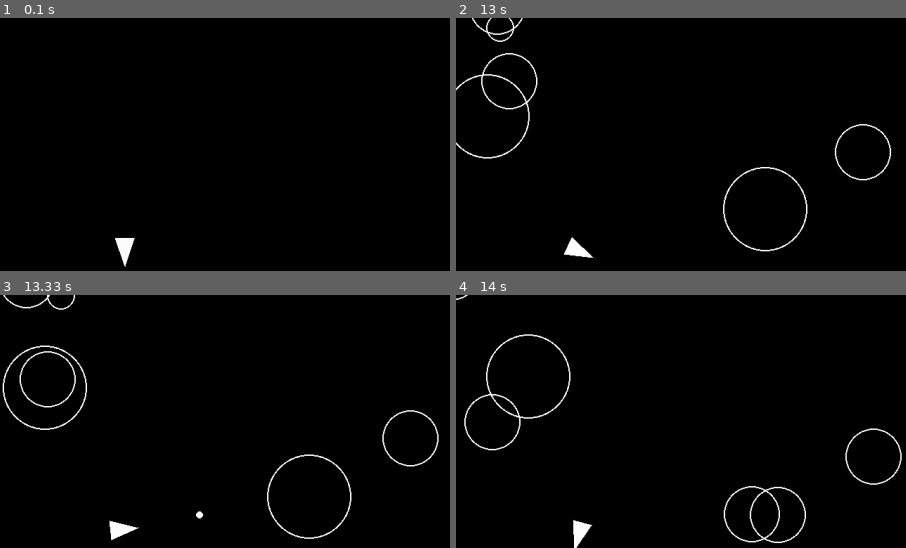
Above: before the commit, frames 1-4 (two rows, left to right).
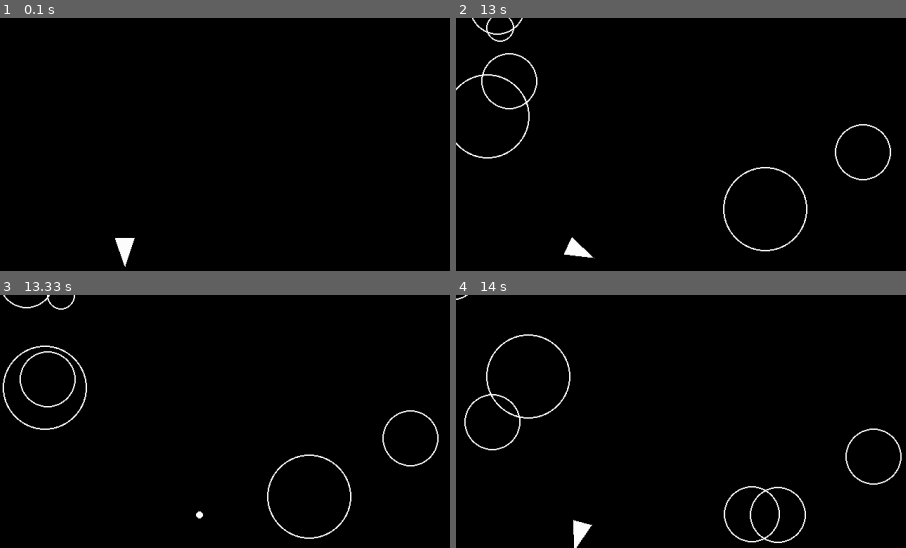
Above: after the commit, the same moments.

Repository: vinetailgames/pygames_asteroids
Game: pygame game, started from main.py
Two runs of this game, one before a commit and one after it. Both use one fixed random seed, a clock stepped at 60 frames per second and the inputs below.
Inputs:
- Up to frame 1 (0.1 s): no input
- Up to frame 2 (13 s): tap Space at 0.33, 0.73, 1.03, 1.3, 1.63, 1.93, 2.07, 2.47, 2.77, 3.13, 3.53, 3.83, 4.03, 4.33, 4.53, 4.87, 5.17, 5.37, 5.67, 5.93, 6.27, 6.57, 6.7, 7.1, 7.4, 7.77, 8.17, 8.47, 8.67, 8.97, 9.17, 9.5, 9.8, 10, 10.3, 10.57, 10.9, 11.2, 11.33, 11.73, 12.03, 12.4, 12.8 s; hold Left 0.67-1.2 s; hold Down 1.23-1.53 s; hold Left 1.57-1.97 s; hold Up 2-2.37 s; hold Right 2.4-3.03 s; hold Down 3.07-3.43 s; hold Left 3.47-3.93 s; hold Right 3.97-4.43 s; hold Up 4.47-4.77 s; hold Right 4.8-5.27 s; hold Left 5.3-5.83 s; hold Down 5.87-6.17 s; hold Left 6.2-6.6 s; hold Up 6.63-7 s; hold Right 7.03-7.67 s; hold Down 7.7-8.07 s; hold Left 8.1-8.57 s; hold Right 8.6-9.07 s; hold Up 9.1-9.4 s; hold Right 9.43-9.9 s; hold Left 9.93-10.47 s; hold Down 10.5-10.8 s; hold Left 10.83-11.23 s; hold Up 11.27-11.63 s; hold Right 11.67-12.3 s; hold Down 12.33-12.7 s; hold Left from 12.73 s (still down)
- Up to frame 3 (13.33 s): tap Space at 13.1, 13.3 s; release Left at 13.2 s; hold Right from 13.23 s (still down)
- Up to frame 4 (14 s): tap Space at 13.6, 13.8 s; release Right at 13.7 s; hold Up from 13.73 s (still down)
The pictures show only the part of the screen within x 36-86%, y 4-54%; the shares and areas given below are measured in that part.

Frames 1-2 are identical in both runs. In frame 3, 0.3% of the frame differs, in the area x 24-31%, y 88-97%; in frame 4, nothing differs.

Commit message:
X: Implemented temporary shield for player after revive

Diff:
--- a/constants.py
+++ b/constants.py
@@ -22,3 +22,5 @@
 PLAYER_MAX_SPEED = 400
 PLAYER_FRICTION = 0.4
 ASTEROIDS_PER_WAVE = 10
+INVINCIBILITY_DURATION = 3.0
+INVINCIBILITY_BLINK_INTERVAL = 0.1
--- a/gameover.py
+++ b/gameover.py
@@ -47,7 +47,7 @@
         if hasattr(lives, "reset"):
             lives.reset()
 
-        player.respawn(SCREEN_WIDTH // 2, SCREEN_HEIGHT // 2)
+        player.respawn(SCREEN_WIDTH // 2, SCREEN_HEIGHT // 2, grant_invincibility=False)
         asteroid_field.start_wave(ASTEROIDS_PER_WAVE)
 
         pygame.mixer.music.stop()
--- a/main.py
+++ b/main.py
@@ -79,6 +79,9 @@
         updatable.update(dt)
         for asteroid in asteroids:
             if player.collides_with(asteroid):
+                if player.is_invincible():
+                    continue
+
                 log_event("player_hit")
                 explosion_sound.play()
                 lives.lose_life()
--- a/player.py
+++ b/player.py
@@ -1,14 +1,6 @@
 import pygame
 from circleshape import CircleShape
-from constants import PLAYER_RADIUS
-from constants import LINE_WIDTH
-from constants import PLAYER_TURN_SPEED
-from constants import PLAYER_SPEED
-from constants import PLAYER_SHOOT_SPEED
-from constants import PLAYER_SHOOT_COOLDOWN_SECONDS
-from constants import PLAYER_ACCELERATION
-from constants import PLAYER_MAX_SPEED
-from constants import PLAYER_FRICTION
+from constants import *
 from shot import Shot
 from sounds import shoot_sound
 
@@ -18,6 +10,9 @@
         self.rotation = 0
         self.shot_cooldown_timer = 0
         self.velocity = pygame.Vector2(0, 0)
+        self.invincible_timer = 0.0
+        self.blink_timer = 0.0
+        self.visible = True
 
     def triangle(self) -> list[pygame.Vector2]:
         forward = pygame.Vector2(0, 1).rotate(self.rotation)
@@ -28,6 +23,8 @@
         return [a, b, c]
 
     def draw(self, screen):
+        if not self.visible:
+            return
         pygame.draw.polygon(screen, pygame.Color("white"), self.triangle())
 
     def rotate(self, dt):
@@ -51,11 +48,21 @@
         shot = Shot(self.position.x, self.position.y, 0)
         shot.velocity = pygame.Vector2(0, 1).rotate(self.rotation) * PLAYER_SHOOT_SPEED
 
-    def respawn(self, x, y):
+    def respawn(self, x, y, grant_invincibility=True):
         self.position = pygame.Vector2(x, y)
         self.velocity = pygame.Vector2(0, 0)
         self.rotation = 0
         self.shot_cooldown_timer = 0
+        if grant_invincibility:
+            self.invincible_timer = INVINCIBILITY_DURATION
+            self.blink_timer = 0.0
+            self.visible = True
+        else:
+            self.invincible_timer = 0.0
+            self.visible = True
+
+    def is_invincible(self) -> bool:
+        return self.invincible_timer > 0
 
     def update(self, dt:float) -> None:
         keys = pygame.key.get_pressed()
@@ -79,3 +86,11 @@
         decay = max(0, 1 - PLAYER_FRICTION * dt)
         self.velocity *= decay
         self.wrap_position()
+        if self.invincible_timer > 0:
+            self.invincible_timer -= dt
+            self.blink_timer += dt
+            if self.blink_timer >= INVINCIBILITY_BLINK_INTERVAL:
+                self.visible = not self.visible
+                self.blink_timer = 0.0
+            if self.invincible_timer <= 0:
+                self.visible = True
